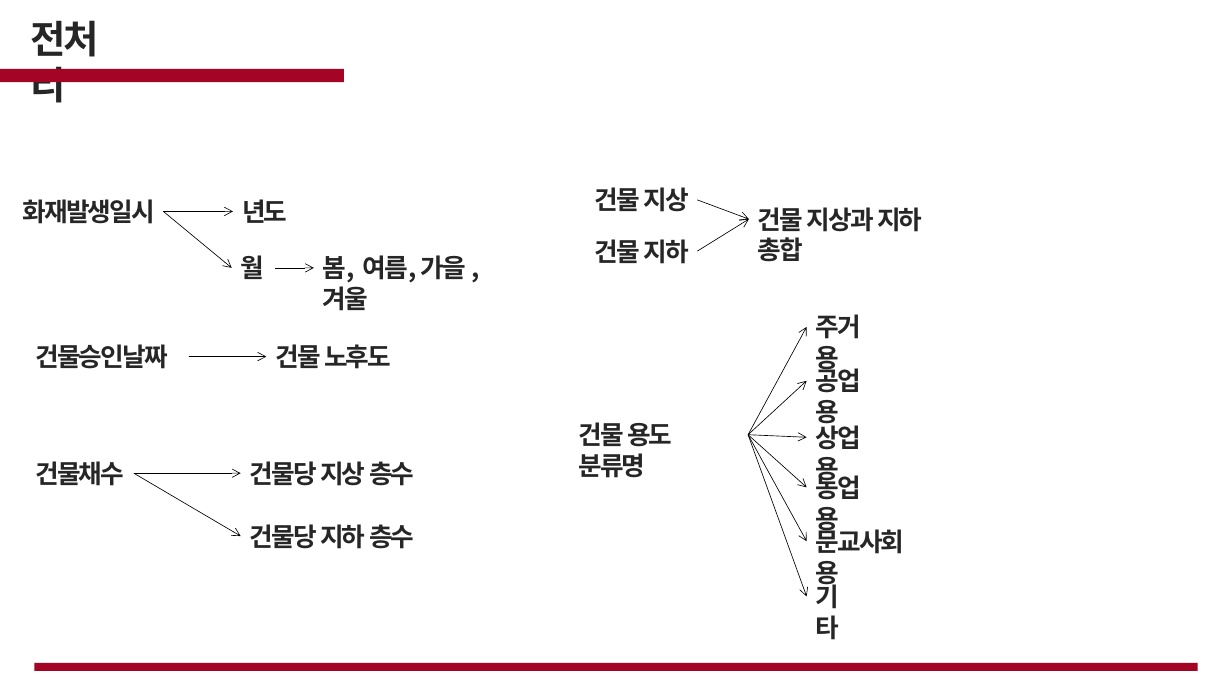
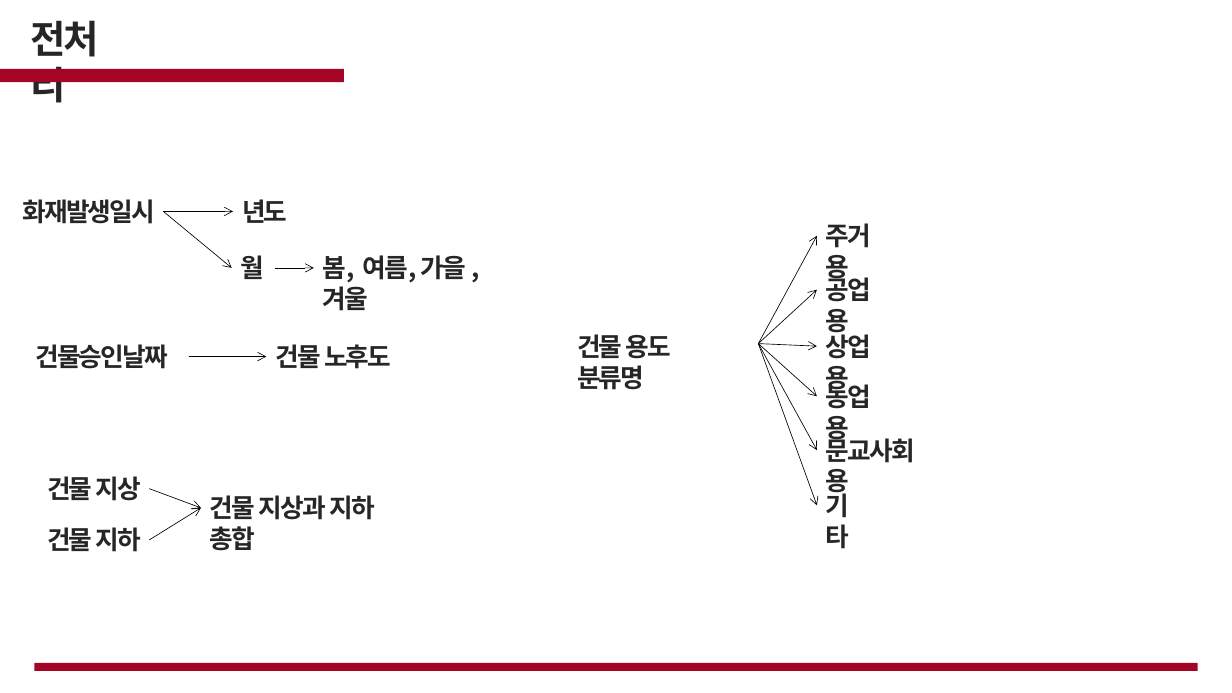
Before and after one commit to cjsgk106/fire-prediction-analysis, a slide deck: slide 15 of work/화재.pptx (slide 12 before the commit). Drawn at 1232x693 pixels with LibreOffice and Linux fonts; fonts in the diff are those of the drawing; background and template pictures are left out. Boxes give left, top, right and bottom in pixels: in the first picture for what was removed or moved away, otherwise in the second. Text is boxed around its words. In the diff, an @@ line names an element or a change of style, - is before the commit and + after.

```diff
--- a/work/화재.pptx
+++ b/work/화재.pptx
@@ text "건물 용도 분류명": place and size @@
-text "건물 용도 분류명" at (578, 422, 672, 478)
+text "건물 용도 분류명" at (577, 334, 671, 390)
@@ 6 texts, 6 arrows: place and size @@
-6 texts, 6 arrows at (749, 314, 905, 640)
+6 texts, 6 arrows at (759, 223, 915, 549)
@@ text removed at (35, 461, 124, 486) @@
-건물채수
@@ arrow removed from (134, 473) to (240, 473) @@
@@ arrow removed from (134, 473) to (240, 536) @@
@@ text removed at (250, 461, 414, 486) @@
-건물당 지상 층수
@@ 3 texts, 2 arrows: place and size @@
-3 texts, 2 arrows at (595, 187, 922, 264)
+3 texts, 2 arrows at (47, 476, 374, 552)
@@ text removed at (250, 524, 414, 549) @@
-건물당 지하 층수
```
Also in this commit, not shown: 6 other slides changed, 4 slides added, 4 slides removed.
